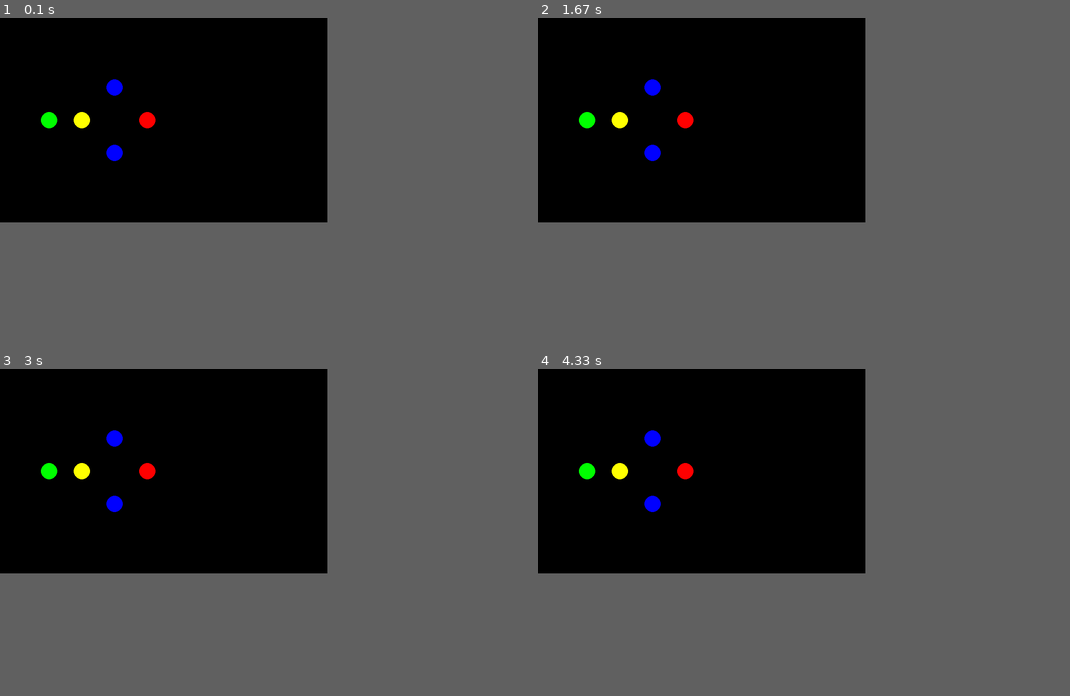
Above: before the commit, frames 1-4 (two rows, left to right).
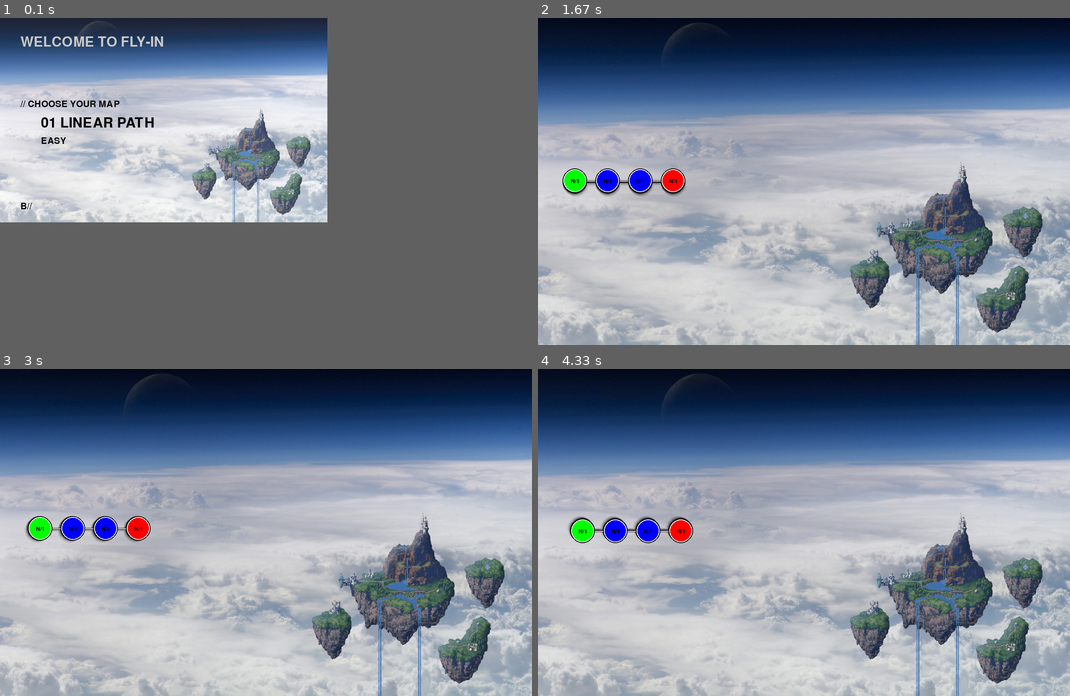
Above: after the commit, the same moments.

Repository: bilalium1/fly-in
Game: pygame game, started from main.py
The game is run twice, just before and just after one commit, with the same random seed, the same clock (stepped at 60 frames per second) and the same inputs.
Inputs:
- Up to frame 1 (0.1 s): no input
- Up to frame 2 (1.67 s): tap Enter at 0.33 s
- Up to frame 3 (3 s): no input
- Up to frame 4 (4.33 s): no input
In frame 2 the window is 800x500 before the commit and 1300x800 after it. Grey fills any space a smaller window leaves; there, only what the larger window draws over its background counts as a difference.

The runs differ from the first frame. In frame 1, 38% of the frame differs, in the area x 0-62%, y 0-63%; in frame 2, 73%; in frame 3, 73%, in the area x 0-100%, y 0-100%; in frame 4, 73%.

Commit message:
wow looks cool ig

Diff:
--- a/main.py
+++ b/main.py
@@ -1,14 +1,19 @@
 from parser import parse
 from visualizer.pygame_vis import viz
+from visualizer.menu_vis import menu_viz
+
+maps = [
+    "maps/easy/01"
+]
 
 def main():
 
     print("\n[B//] WELCOME TO FLY-IN\n")
     print("[+//] RUNNING PARSING TEST...\n")
-    info = parse("maps/easy/02_simple_fork.txt")
-
+    map = menu_viz()
+    info = parse(map)
+    viz(info)
     print(info)
-    viz(info)
 
 
 
--- a/parser.py
+++ b/parser.py
@@ -13,11 +13,18 @@
 # connection: waypoint1-waypoint2
 # connection: waypoint2-goal
 
+zones = [
+    "normal",
+    "blocked",
+    "restricted",
+    "priority"
+]
+
 def parse(file_name: str):
 
     info = {"nb_drones": 0,
             "hubs": dict(),
-            "connections": dict()}
+            "connections": []}
 
     with open(file_name, "r") as f:
         lines = f.readlines()
@@ -38,17 +45,32 @@
                 info["nb_drones"] = int(sp[1])
 
             if sp[0].endswith("hub"):
-                print("hh")
-                hub_sp = sp[1].strip().split(" ")
+                hub_sp = sp[1].strip().split(" ", 3)
                 print(hub_sp)
                 name = hub_sp[0]
                 x = int(hub_sp[1])
                 y = int(hub_sp[2])
-                color = hub_sp[3].split("=")[1].replace("]", "")
-                info["hubs"].update({name: (x, y, color)})
+
+                meta = {"color": 'grey', "zone": "normal", "max_drones": 1}
+                meta_sp = hub_sp[3].strip("[]").split(" ")
+                print(meta_sp)
+                for m in meta_sp:
+                    m_sp = m.split("=")
+                    print(m_sp)
+                    if m_sp[0] == "color":
+                        meta.update({"color": m_sp[1]})
+                    elif m_sp[0] == "zone":
+                        if m_sp[1] not in zones:
+                            m_sp[1] = "normal"
+                        meta.update({"zone": m_sp[1]})
+                    elif m_sp[0] == "max_drones":
+                        print("HAAAA: ", m_sp[1])
+                        meta.update({"max_drones": int(m_sp[1])})
+
+                info["hubs"].update({name: (x, y, meta)})
 
             if sp[0] == "connection":
-                con_sp = sp[1].strip().split("-")
-                info["connections"].update({con_sp[0]:con_sp[1]})
+                con_sp = sp[1].strip().split(" ")[0].split('-')
+                info["connections"].append((con_sp[0], con_sp[1]))
 
     return info
--- /dev/null
+++ b/visualizer/menu_vis.py
@@ -0,0 +1,79 @@
+import pygame
+import colorsys
+import math
+import time
+
+maps = [
+    "maps/easy/01_linear_path.txt",
+    "maps/easy/02_simple_fork.txt",
+    "maps/easy/03_basic_capacity.txt",
+
+    "maps/medium/01_dead_end_trap.txt",
+    "maps/medium/02_circular_loop.txt",
+    "maps/medium/03_priority_puzzle.txt",
+
+    "maps/hard/01_maze_nightmare.txt",
+    "maps/hard/02_capacity_hell.txt",
+    "maps/hard/03_ultimate_challenge.txt",
+
+    "maps/challenger/01_the_impossible_dream.txt"
+]
+
+def menu_viz():
+    #pygame setup
+    hue = 0
+
+    pygame.init()
+    screen = pygame.display.set_mode((800, 500))
+    clock = pygame.time.Clock()
+    running = True
+
+    img = pygame.image.load("crono.jpg").convert()
+    img = pygame.transform.scale(img, screen.get_size())
+    pygame.font.init()
+    big_font = pygame.font.SysFont('Montserrat Black', 50)
+    small_font = pygame.font.SysFont('Montserrat Regular', 32)
+    i = 0
+    current_map = maps[i]
+    n_maps = len(maps)
+
+    while running:
+        for event in pygame.event.get():
+            if event.type == pygame.QUIT:
+                running = False
+            elif event.type == pygame.KEYDOWN:
+                if event.key == pygame.K_RIGHT:
+                    i = (i + 1) % n_maps
+                if event.key == pygame.K_LEFT:
+                    i = (i - 1) % n_maps
+                current_map = maps[i]
+                if event.key == pygame.K_RETURN:
+                    return (current_map)
+
+        # fill screen with color to wipe away anything from last frame
+        screen.blit(img, (0,0))
+
+        header = big_font.render("WELCOME TO FLY-IN", True, (200,200,200))
+        header_sh = big_font.render("WELCOME TO FLY-IN", True, (50,50,80))
+        header_hs = big_font.render("WELCOME TO FLY-IN", True, (5,5,8))
+        choose = small_font.render("// CHOOSE YOUR MAP", True, (10,10,12))
+        diff = small_font.render(current_map.split("/")[1].upper(), True, (10,10,12))
+        map = big_font.render(current_map.split("/")[2][:-4].replace("_", " ").upper(), True, (0,0,0))
+        credit = small_font.render("B//", True, (10,10,12))
+        screen.blit(header_hs, (50, 50 + math.sin(time.time() * 3 - 0.5) * 8))
+        screen.blit(header_sh, (50, 50 + math.sin(time.time() * 3 - 0.2) * 8))
+        screen.blit(header, (50, 50 + math.sin((time.time()) * 3) * 8))
+        screen.blit(choose, (50, 200))
+        screen.blit(map, (100, 240))
+        screen.blit(diff, (100, 290))
+
+        screen.blit(credit, (50, 450))
+
+        # RENDER GAME HERE
+
+        pygame.display.flip()
+
+        clock.tick(30) # RUNS AT 60 FPS
+
+    pygame.quit()
+    return ()
--- a/visualizer/pygame_vis.py
+++ b/visualizer/pygame_vis.py
@@ -1,15 +1,46 @@
 import pygame
+import colorsys
 import math
 import time
 
+def get_furthest_x(curr_scale, info, screen_x, screen_y):
+
+    X = max([nfo[0] for h, nfo in info['hubs'].items()])
+    Y = max([nfo[1] for h, nfo in info['hubs'].items()])
+
+    while (X * curr_scale > screen_x - 50):
+        curr_scale -= 5
+
+    while (Y * curr_scale > screen_y - screen_y // 2):
+        curr_scale -= 5
+
+    return curr_scale
+
 def viz(info):
     #pygame setup
+    hue = 0
+
+    SCALE = 80
+    Y_SCALE = 20
+
+    SCREEN_X = 1300
+    SCREEN_Y = 800
+
+    SCALE = get_furthest_x(SCALE, info, SCREEN_X, SCREEN_Y)
+
     pygame.init()
-    screen = pygame.display.set_mode((800, 500))
+    screen = pygame.display.set_mode((SCREEN_X, SCREEN_Y))
     clock = pygame.time.Clock()
     running = True
 
-    player_pos = pygame.Vector2(120, screen.get_height() / 2)
+    img = pygame.image.load("crono.jpg").convert()
+    img = pygame.transform.scale(img, screen.get_size())
+    img.set_alpha(10)
+    pygame.font.init()
+
+    offset = pygame.Vector2(0,0)
+
+    player_pos = pygame.Vector2(100, screen.get_height() / 2)
 
     while running:
         for event in pygame.event.get():
@@ -17,13 +48,41 @@
                 running = False
 
         # fill screen with color to wipe away anything from last frame
-        screen.fill("black")
+        screen.blit(img, (0,0))
+        my_font = pygame.font.SysFont('Montserrat Bold', 21)
+        texts = []
+
+        offset = pygame.Vector2(math.cos(time.time()) * 10, math.sin(time.time()) * 10)
+
+        for cn1, cn2 in info["connections"]:
+            start_pos = pygame.Vector2(
+                player_pos.x + info["hubs"][cn1][0] * SCALE,
+                player_pos.y + info["hubs"][cn1][1] * (SCALE + Y_SCALE)) + offset
+            end_pos = pygame.Vector2(
+                player_pos.x + info["hubs"][cn2][0] * SCALE,
+                player_pos.y + info["hubs"][cn2][1] * (SCALE + Y_SCALE)) + offset
+            pygame.draw.line(screen, 'black', start_pos, end_pos, SCALE // 40 + 2)
+            pygame.draw.line(screen, 'white', start_pos, end_pos, SCALE // 40)
 
         for hub, nfo in info["hubs"].items():
-            x = player_pos.x + (nfo[0] * 80)
-            y = player_pos.y + (nfo[1] * 80)
-            pos = pygame.Vector2(x, y)
-            pygame.draw.circle(screen, nfo[2], pos, 20)
+            x = player_pos.x + (nfo[0] * SCALE)
+            y = player_pos.y + (nfo[1] * (SCALE + Y_SCALE))
+            pos = pygame.Vector2(x, y) + offset
+            color = nfo[2]['color']
+            zone = nfo[2]['zone']
+            max_dones = nfo[2]['max_drones']
+            pygame.draw.circle(screen, 'black', pos, SCALE // 3 + 4)
+            pygame.draw.circle(screen, 'white', pos, SCALE // 3 + 2)
+            if color == 'rainbow':
+                hue += 0.01
+                r, g, b = colorsys.hsv_to_rgb(hue, 1, 1)
+                color = (int(r*255), int(g*255), int(b*255))
+                pygame.draw.circle(screen, color, pos, SCALE // 3)
+            else:
+                pygame.draw.circle(screen, color, pos, SCALE // 3)
+            text = my_font.render(zone.upper()[0] + "/" + str(max_dones), False, (255,255,255) if color == 'black' else (0,0,0))
+            screen.blit(text, pos + pygame.Vector2(-10,-6))
+
 
         # RENDER GAME HERE
 
Binary file added: crono.jpg
Not shown, changed: .gitignore
